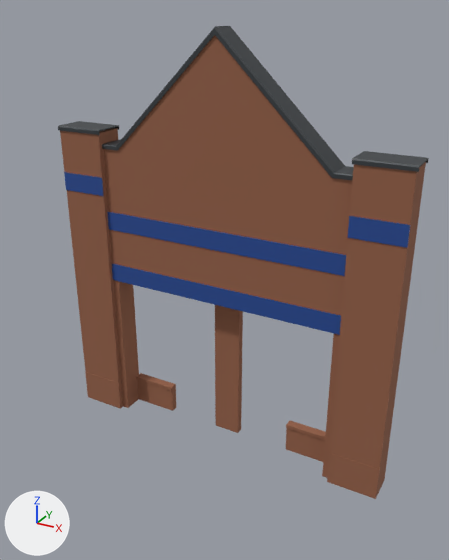
An edit to the glTF model public/models/storefront-entry-gabled-brick.glb, drawn before and after from the same camera.
Rendered twice from a 50 mm camera at (15.3, -28.3, 24.2) aimed at (0.8, -2.1, 11.0). Arrows for +X, +Y and +Z are at lower left; the lights stay in place. The first picture is the older version. Vertices at exactly the same position are counted once.

The older version as bpy lines, for what is in view:
```python
me_continuous_masonry_portal = bpy.data.meshes.new('Continuous masonry portal')
me_continuous_masonry_portal.from_pydata(...)  # 60 vertices, 100 faces; spans x -9.9..9.9, y -1.7..0.2, z 0.0..23.1
me_continuous_masonry_portal.materials.append(mat_facadebrick)  # brown #956148
me_folded_portal_coping = bpy.data.meshes.new('Folded portal coping')
me_folded_portal_coping.from_pydata(...)  # 90 vertices, 168 faces; spans x -10.0..10.0, y -1.8..0.0, z 17.0..23.4
me_folded_portal_coping.materials.append(mat_facadecoping)  # dark grey #353a3e
me_pier_raised_tile_course = bpy.data.meshes.new('Pier raised tile course')
me_pier_raised_tile_course.from_pydata(...)  # 32 vertices, 48 faces; spans x -9.9..9.9, y -1.7..-1.4, z 9.1..15.4
me_pier_raised_tile_course.materials.append(mat_facadetile)  # blue #274b95
me_pier_soldier_courses = bpy.data.meshes.new('Pier soldier courses')
me_pier_soldier_courses.from_pydata(...)  # 56 vertices, 84 faces; spans x -9.9..9.9, y -1.7..0.2, z 0.0..17.9
me_pier_soldier_courses.materials.append(mat_facadesoldierbrick)  # brown #956148
ob_gabled_brick_facadebrick = bpy.data.objects.new('gabled-brick-FacadeBrick', me_continuous_masonry_portal)
ob_gabled_brick_facadebrick.location = (0.0, 0.0, 0.0)
ob_gabled_brick_facadecoping = bpy.data.objects.new('gabled-brick-FacadeCoping', me_folded_portal_coping)
ob_gabled_brick_facadecoping.location = (0.0, 0.0, 0.0)
ob_gabled_brick_facadesoldierbrick = bpy.data.objects.new('gabled-brick-FacadeSoldierBrick', me_pier_soldier_courses)
ob_gabled_brick_facadesoldierbrick.location = (0.0, 0.0, 0.0)
ob_gabled_brick_facadetile = bpy.data.objects.new('gabled-brick-FacadeTile', me_pier_raised_tile_course)
ob_gabled_brick_facadetile.location = (0.0, 0.0, 0.0)
```
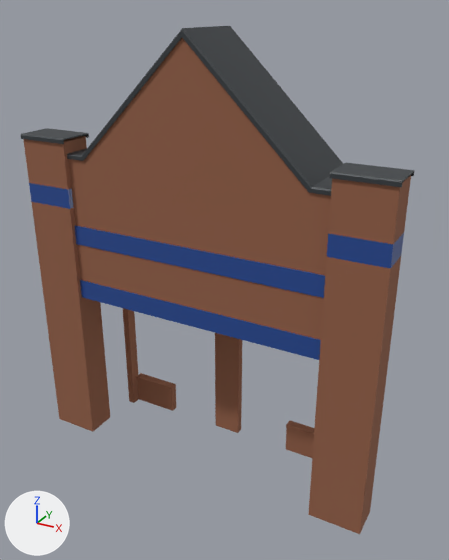
Changed parts and their boxes (x1, y1, x2, y2) in the pictures (449 x 560 px; the box of a moved part takes in the faces that stretch with it):
'gabled-brick-FacadeBrick', reshaped: before (67, 35, 426, 498); after (32, 38, 401, 503)
'gabled-brick-FacadeSoldierBrick', reshaped (9% wider, 8% taller): before (60, 131, 417, 499); after (23, 136, 411, 534)
'gabled-brick-FacadeTile', reshaped (8% wider, 9% taller): before (64, 172, 410, 335); after (29, 183, 404, 360)
'gabled-brick-FacadeCoping', reshaped (10% taller): before (58, 26, 429, 180); after (21, 26, 414, 196)
part 1 of me_continuous_masonry_portal, added (brown): after (32, 202, 108, 405)
part 2 of me_continuous_masonry_portal, added (brown): after (311, 256, 401, 503)
part 3 of me_continuous_masonry_portal, rebuilt: before (67, 35, 426, 498); after (69, 38, 331, 403)
part 4 of me_folded_portal_coping, moved or reshaped: before (58, 121, 119, 135); after (21, 128, 89, 144)
part 5 of me_folded_portal_coping, moved or reshaped: before (352, 151, 429, 172); after (330, 163, 414, 187)
part 6 of me_folded_portal_coping, moved or reshaped: before (102, 26, 354, 180); after (67, 26, 343, 196)
part 7 of me_pier_soldier_courses, moved or reshaped: before (85, 372, 121, 409); after (56, 391, 110, 432)
part 8 of me_pier_soldier_courses, moved or reshaped: before (60, 131, 102, 178); after (23, 136, 87, 189)
part 9 of me_pier_soldier_courses, moved or reshaped: before (327, 453, 380, 499); after (308, 482, 374, 534)
part 10 of me_pier_soldier_courses, moved or reshaped: before (349, 164, 417, 225); after (328, 175, 411, 244)
part 11 of me_pier_soldier_courses, moved or reshaped: before (109, 229, 345, 316); after (77, 244, 324, 340)
part 12 of me_pier_raised_tile_course, moved or reshaped: before (64, 172, 104, 196); after (29, 183, 73, 209)
part 13 of me_pier_raised_tile_course, moved or reshaped: before (347, 216, 410, 248); after (327, 233, 404, 269)
part 14 of me_pier_raised_tile_course, moved or reshaped: before (112, 264, 341, 335); after (80, 280, 321, 360)
part 15 of me_pier_raised_tile_course, moved or reshaped: before (107, 212, 346, 276); after (75, 225, 325, 298)

What changed in the scene script:
```text
Change me_continuous_masonry_portal:
    remove me_continuous_masonry_portal.from_pydata(...)  # 60 vertices, 100 faces; spans x -9.9..9.9, y -1.7..0.2, z 0.0..23.1
    add me_continuous_masonry_portal.from_pydata(...)  # 68 vertices, 108 faces; spans x -9.9..9.9, y -4.5..0.2, z 0.0..23.1
    me_continuous_masonry_portal part 1: a new loose piece, a box spanning x -9.9..-7.2, y -4.5..-2.8, z 2.0..14.4, in mat_facadebrick (brown #956148)
    me_continuous_masonry_portal part 2: a new loose piece, a box spanning x 7.2..9.9, y -4.5..-2.8, z 2.0..14.4, in mat_facadebrick (brown #956148)
    me_continuous_masonry_portal part 3: the loose piece of 36 vertices spanning x -9.9..9.9, y -1.7..0.0, z 0.0..23.1 is rebuilt with 28 vertices and now spans x -7.2..7.2, y -4.2..-0.1, z 0.0..23.1
Change me_folded_portal_coping:
    remove me_folded_portal_coping.from_pydata(...)  # 90 vertices, 168 faces; spans x -10.0..10.0, y -1.8..0.0, z 17.0..23.4
    add me_folded_portal_coping.from_pydata(...)  # 90 vertices, 168 faces; spans x -10.0..10.0, y -4.6..0.1, z 17.0..23.4
    me_folded_portal_coping part 4: the loose piece of 20 vertices spanning x -10.0..-7.1, y -1.8..0.0, z 17.8..18.1 is moved by (0.0, -2.7, 0.0)
    me_folded_portal_coping part 5: the loose piece of 20 vertices spanning x 7.1..10.0, y -1.8..0.0, z 17.8..18.1 is moved by (0.0, -2.7, 0.0)
    me_folded_portal_coping part 6: all 25 vertices in x -7.2..7.2, y -1.5..-1.4, z 17.0..23.4 are moved by (0.0, -2.8, 0.0)
Change me_pier_raised_tile_course:
    remove me_pier_raised_tile_course.from_pydata(...)  # 32 vertices, 48 faces; spans x -9.9..9.9, y -1.7..-1.4, z 9.1..15.4
    add me_pier_raised_tile_course.from_pydata(...)  # 32 vertices, 48 faces; spans x -9.9..9.9, y -4.5..-2.8, z 9.1..15.4
    me_pier_raised_tile_course part 12: the loose piece of 8 vertices spanning x -9.9..-7.2, y -1.7, z 14.4..15.4 is scaled about its middle by (1, 39.3, 1), then moved by (0.0, -1.9, 0.0)
    me_pier_raised_tile_course part 13: the loose piece of 8 vertices spanning x 7.2..9.9, y -1.7, z 14.4..15.4 is scaled about its middle by (1, 39.3, 1), then moved by (0.0, -1.9, 0.0)
    me_pier_raised_tile_course part 14: the loose piece of 8 vertices spanning x -7.2..7.2, y -1.5..-1.4, z 9.1..10.2 is moved by (0.0, -2.8, 0.0)
    me_pier_raised_tile_course part 15: the loose piece of 8 vertices spanning x -7.2..7.2, y -1.5..-1.4, z 12.4..13.4 is moved by (0.0, -2.8, 0.0)
Change me_pier_soldier_courses:
    remove me_pier_soldier_courses.from_pydata(...)  # 56 vertices, 84 faces; spans x -9.9..9.9, y -1.7..0.2, z 0.0..17.9
    add me_pier_soldier_courses.from_pydata(...)  # 56 vertices, 84 faces; spans x -9.9..9.9, y -4.5..0.2, z 0.0..17.9
    me_pier_soldier_courses part 7: the loose piece of 8 vertices spanning x -9.9..-7.2, y -1.7, z 0.0..2.0 is scaled about its middle by (1, 72.1, 1), then moved by (0.0, -1.9, 0.0)
    me_pier_soldier_courses part 8: the loose piece of 8 vertices spanning x -9.9..-7.2, y -1.7, z 15.4..17.9 is scaled about its middle by (1, 72.1, 1), then moved by (0.0, -1.9, 0.0)
    me_pier_soldier_courses part 9: the loose piece of 8 vertices spanning x 7.2..9.9, y -1.7, z 0.0..2.0 is scaled about its middle by (1, 72.1, 1), then moved by (0.0, -1.9, 0.0)
    me_pier_soldier_courses part 10: the loose piece of 8 vertices spanning x 7.2..9.9, y -1.7, z 15.4..17.9 is scaled about its middle by (1, 72.1, 1), then moved by (0.0, -1.9, 0.0)
    me_pier_soldier_courses part 11: the loose piece of 8 vertices spanning x -7.2..7.2, y -1.4, z 10.2..12.4 is moved by (0.0, -2.8, 0.0)
```
